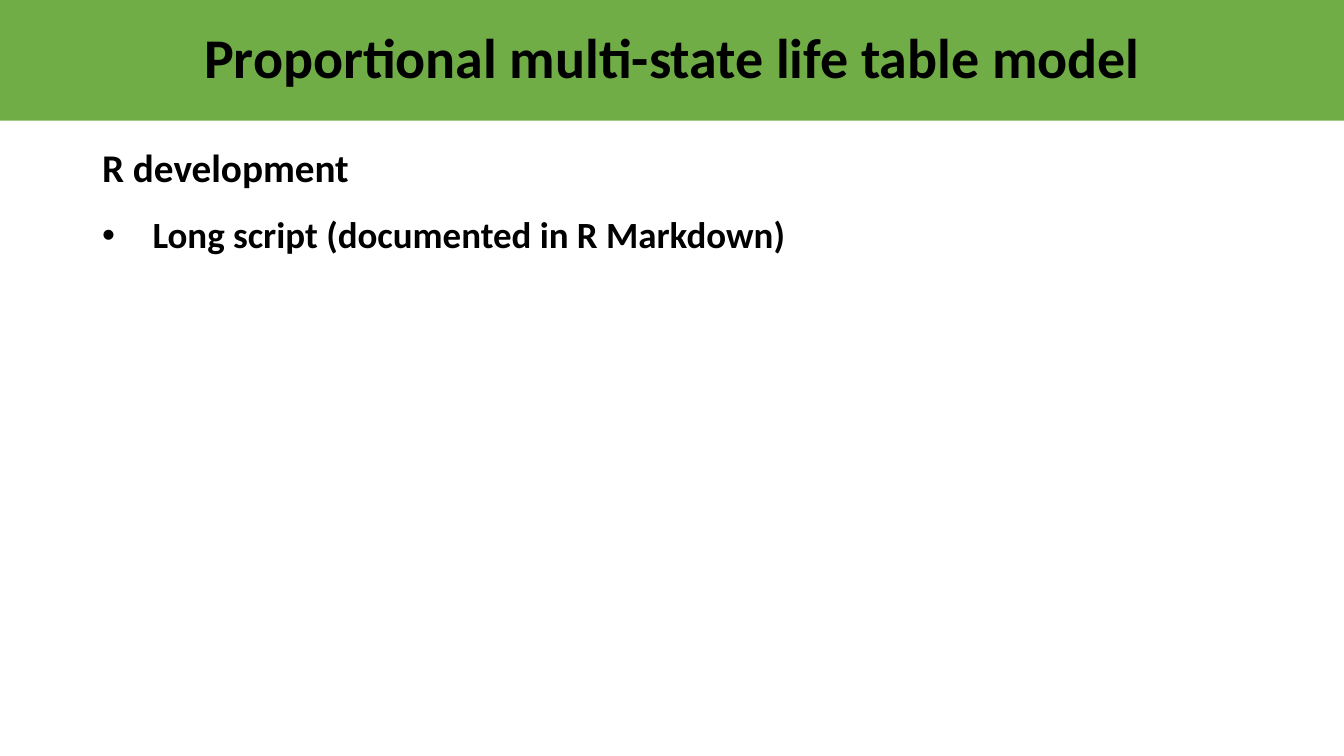
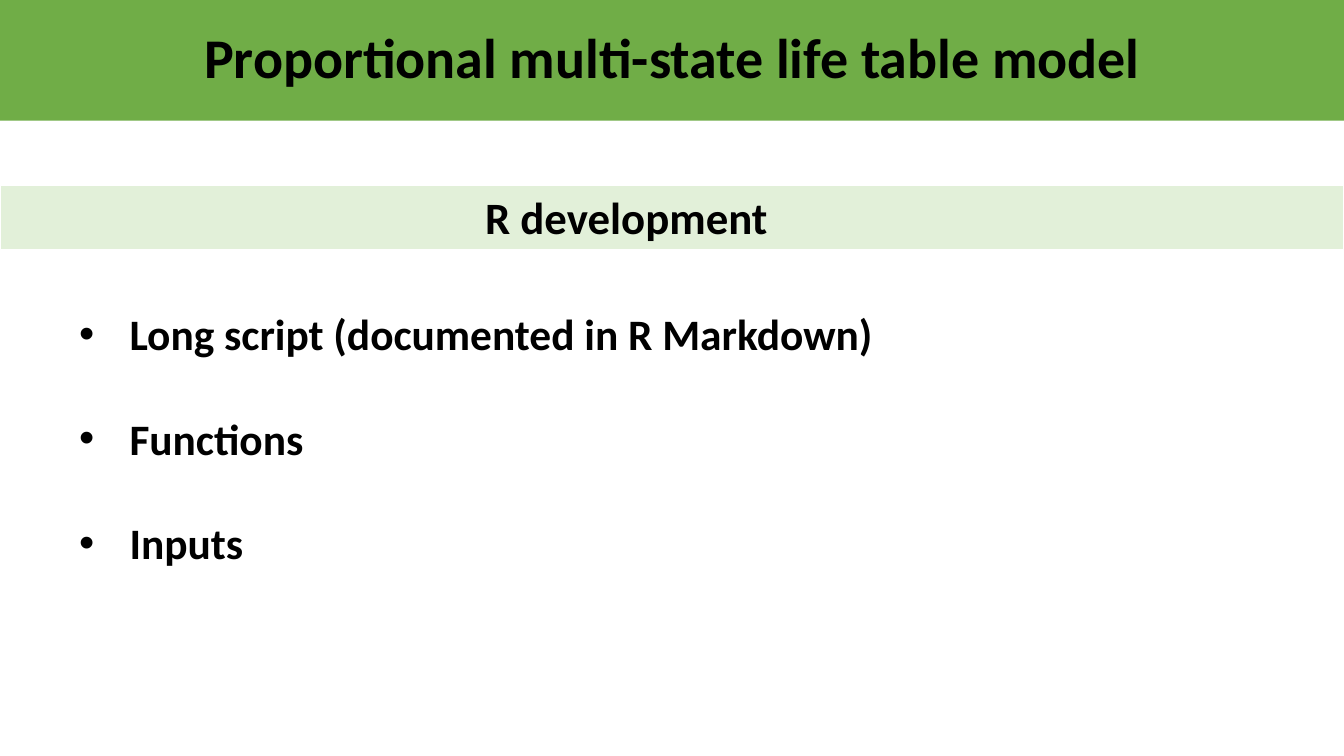
Before and after one commit to ITHIM/ITHIM-R, a slide deck: slide 10 of MSLT/structure/PMSLTframeworkV2.pptx. Drawn at 1344x756 pixels with LibreOffice and Linux fonts; fonts in the diff are those of the drawing. Boxes give left, top, right and bottom in pixels: in the first picture for what was removed or moved away, otherwise in the second. Text is boxed around its words. In the diff, an @@ line names an element or a change of style, - is before the commit and + after.

```diff
--- a/MSLT/structure/PMSLTframeworkV2.pptx
+++ b/MSLT/structure/PMSLTframeworkV2.pptx
@@ rectangle added at box(0, 185, 1344, 249), fill #E2F0D9, outline #FFFFFF 1 pt @@
@@ text "R development": place and size @@
-text "R development" at box(102, 154, 349, 188)
+text "R development" at box(485, 202, 767, 241)
@@ text "R development" at box(485, 202, 767, 241): size 28 to 32 pt @@
@@ text "Long script (documented in R ...": place and size @@
-text "Long script (documented in R ..." at box(153, 220, 785, 255)
+text "Long script (documented in R ..." at box(130, 318, 872, 566)
@@ text at box(130, 318, 872, 358): size 26.4 to 31 pt in "Long script (documented in R Markdown)"; line spacing 0.94 to 2 @@
@@ text at box(130, 424, 304, 566): paragraphs added @@
+• Functions
+• Inputs
```
Also in this commit, not shown: 7 other slides changed, 6 slides added, 3 slides removed, 8 other files.
